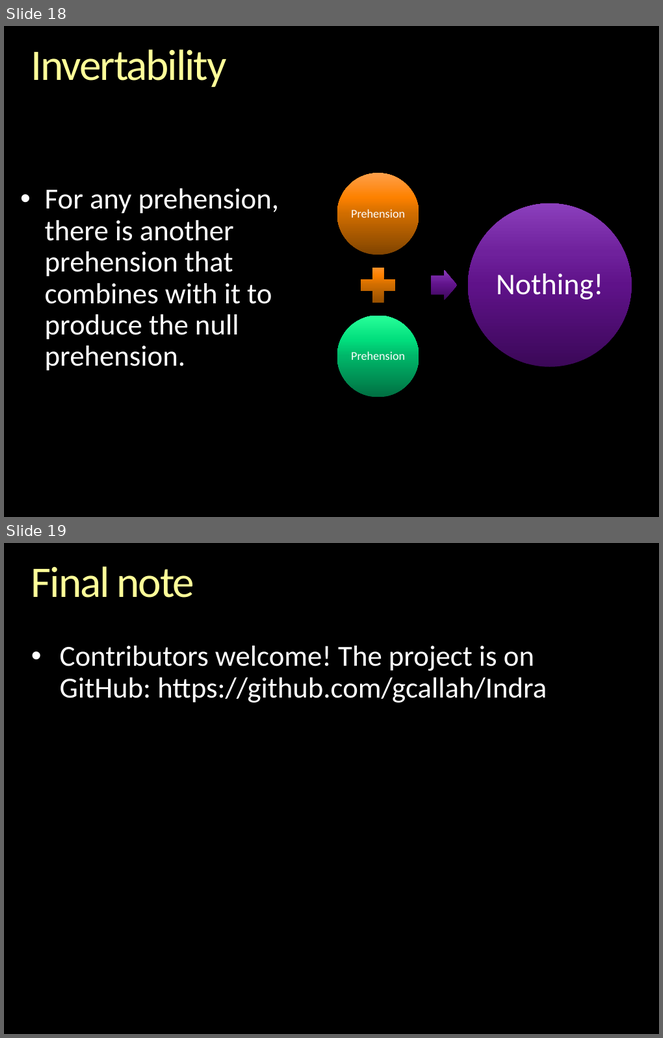
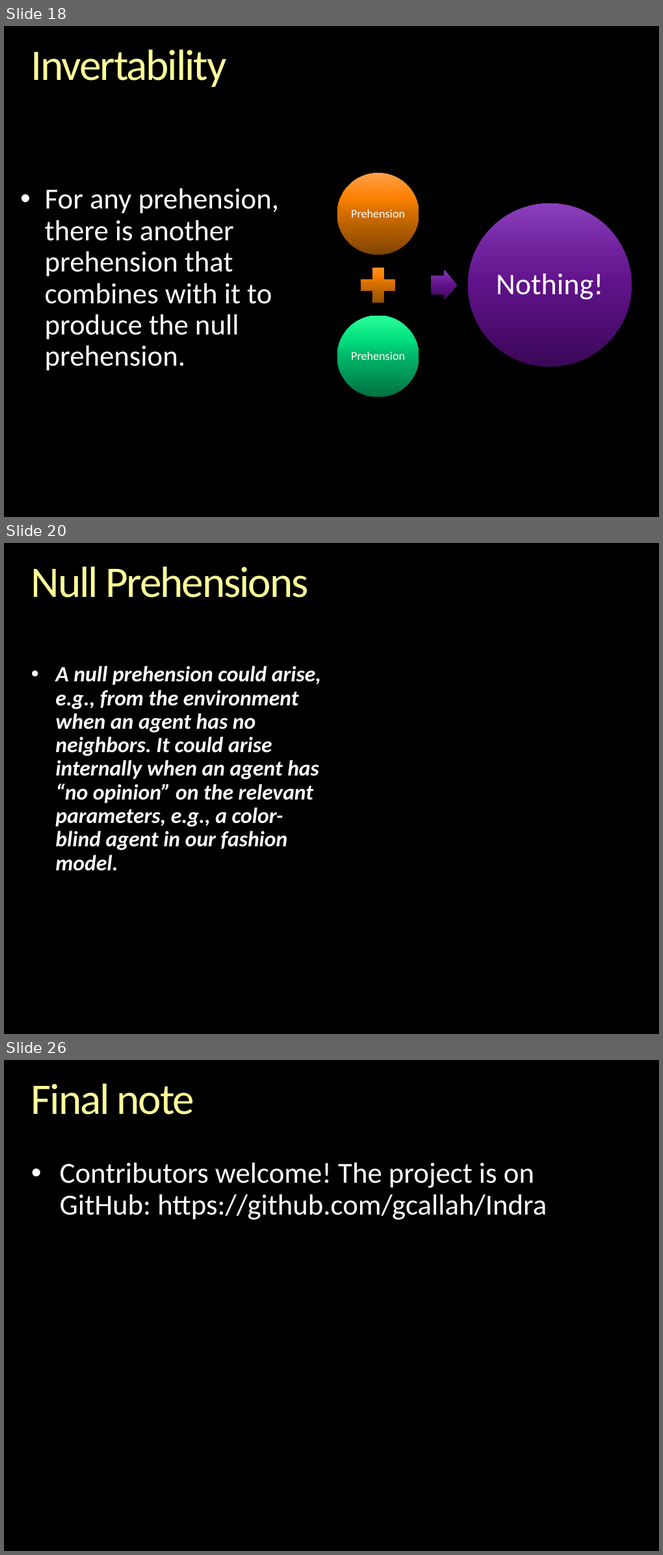
Before and after one commit to gcallah/indras_net, a slide deck: docs/ABMsAsAlgebraic.pptx. Shown one above the other, each under a label of ours: slides 18 and 19 before the commit, slides 18, 20 and 26 after it; the slides between them are not shown. The pictures are 663x1038 and 663x1555 pixels, drawn with LibreOffice and Linux fonts; fonts in the diff are those of the drawing; background and template pictures are left out. Boxes give left, top, right and bottom in pixels: in the first picture for what was removed or moved away, otherwise in the second. Text is boxed around its words. In the diff, an @@ line names an element or a change of style, - is before the commit and + after.

```diff
--- a/docs/ABMsAsAlgebraic.pptx
+++ b/docs/ABMsAsAlgebraic.pptx
@@ slide 20 added at (x1=4, y1=543, x2=659, y2=1034), background picture (left out) @@
@@ title added at (x1=31, y1=566, x2=308, y2=598), 48 pt, text gradient #FFFFB9 to #FFFF99 to #F6AE1E @@
+Null Prehensions
@@ text added at (x1=55, y1=666, x2=321, y2=871), 24 pt, text #FFFFFF, bold, italic @@
+      • A null prehension could arise, e.g., from the environment when an agent has no neighbors. It could arise internally when an agent has “no opinion” on the relevant parameters, e.g., a color-blind agent in our fashion model.
@@ what was slide 19 is now slide 26 @@
```
Also in this commit, not shown: 5 slides changed, 7 other slides added, 1 other file.
